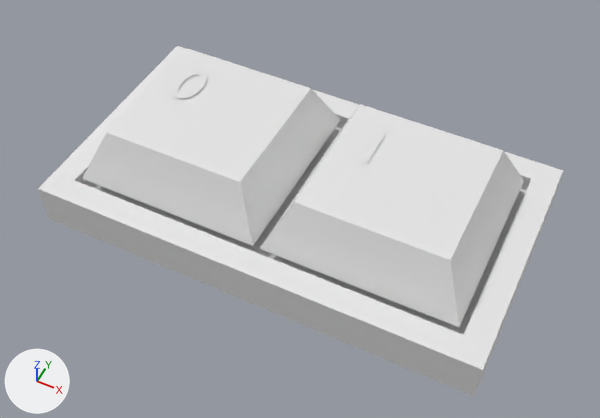
Before and after pictures for a commit that changed the glTF model public/models/keyboard.glb.
Camera for both pictures: a camera (50 mm lens) standing at (3.91, -7.93, 9.91) and looking at (0.15, -0.42, 0.52). The lights are fixed; the arrows at lower left show +X, +Y and +Z.

Objects in the first picture: 'Planch', 'Text0', 'Touch0', 'Touch1'.
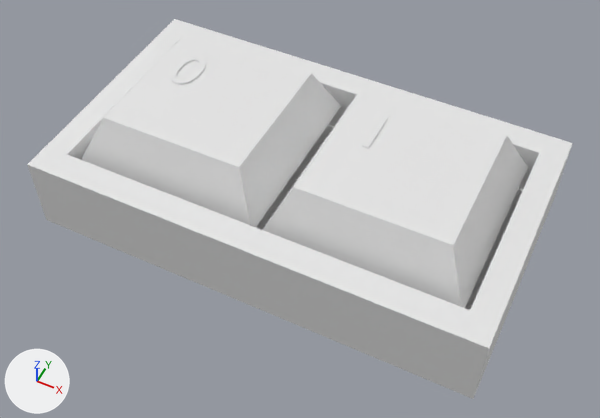
Pixel boxes [x1, y1, x2, y2] of what changed, in the pictures (600 x 418 px; the box of a moved part takes in the faces that stretch with it):
'Planch', reshaped (9% taller): before [38, 46, 563, 396]; after [27, 19, 573, 399]
'Touch1', moved: before [260, 104, 524, 327]; after [262, 89, 528, 308]
'Touch0', moved: before [82, 48, 340, 246]; after [81, 34, 341, 227]
'Text0', moved: before [172, 71, 207, 98]; after [170, 56, 206, 84]
part 1 of me_cube_001, moved or reshaped: before [38, 180, 531, 396]; after [27, 155, 539, 398]
part 2 of me_cube_001, moved or reshaped: before [75, 114, 531, 191]; after [67, 38, 539, 190]
part 3 of me_cube_001, moved or reshaped: before [38, 46, 563, 368]; after [28, 19, 573, 348]

The edits, one by one:
me_cube_001 has 16 vertices, 28 faces and spans x -3.51..3.51, y -1.97..1.97, z -0.06..0.62.
me_cube_001 is used by ob_planch; location (0.0, 0.0, 0.08).
me_cube_001 part 1: all 2 vertices in x -3.51..3.51, y -1.97, z 0.62 are moved by (0.0, -0.04, 0.56).
me_cube_001 part 2: all 4 vertices in x -3.12..3.12, y -1.58..1.58, z 0.62 are moved by (0.0, 0.0, 0.56).
me_cube_001 part 3: all 2 vertices in x -3.51..3.51, y 1.97, z 0.62 are moved by (0.0, 0.03, 0.56).
Object 'Text0' (ob_text0) moves from (-2.4, 0.0, 1.52) to (-2.4, 0.0, 1.81).
Object 'Touch0' (ob_touch0) moves from (0.0, 0.0, 0.08) to (0.0, 0.0, 0.38).
Object 'Touch1' (ob_touch1) moves from (0.0, 0.0, 0.08) to (0.0, 0.0, 0.38).
